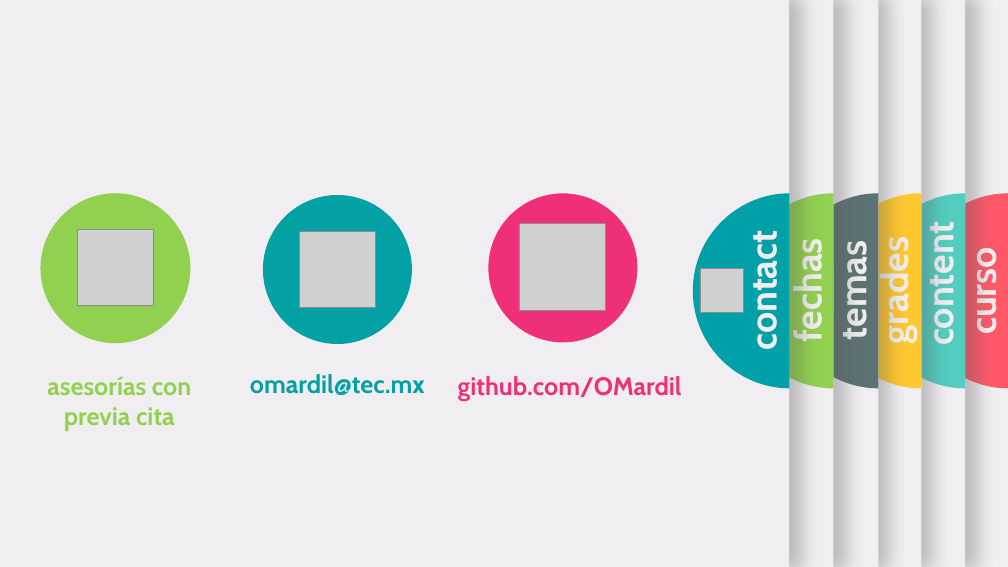
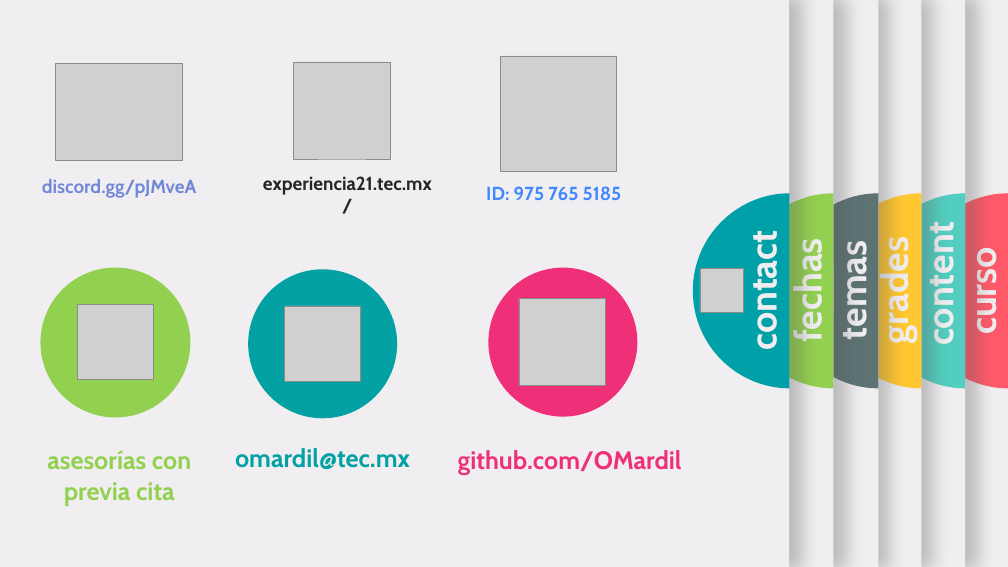
Before and after one commit to OMardil/INFO1, a slide deck: slide 8 of MOD00-Introduccion/01 Presentacion/MOD00_PPTX_Introduccion.pptx (slide 7 before the commit). Drawn at 1008x567 pixels with LibreOffice and Linux fonts; fonts in the diff are those of the drawing; grey boxes stand for pictures. Boxes give left, top, right and bottom in pixels: in the first picture for what was removed or moved away, otherwise in the second. Text is boxed around its words. In the diff, an @@ line names an element or a change of style, - is before the commit and + after.

```diff
--- a/MOD00-Introduccion/01 Presentacion/MOD00_PPTX_Introduccion.pptx
+++ b/MOD00-Introduccion/01 Presentacion/MOD00_PPTX_Introduccion.pptx
@@ picture added at <box>501,56,617,172</box> @@
@@ picture added at <box>56,63,183,160</box> @@
@@ picture added at <box>293,62,390,159</box> @@
@@ text added at <box>42,179,196,198</box>, 18 pt, text #7188D8, bold @@
+discord.gg/pJMveA
@@ text added at <box>263,176,432,195</box>, 18 pt, text #242525, bold @@
+experiencia21.tec.mx/
@@ text added at <box>486,186,622,200</box>, 18 pt, text #4088FD, bold @@
+ID: 975 765 5185
@@ 2 pictures, 2 texts, 2 ellipses: place and size @@
-2 pictures, 2 texts, 2 ellipses at <box>41,194,682,431</box>
+2 pictures, 2 texts, 2 ellipses at <box>41,268,682,506</box>
@@ 1 picture, 1 text, 1 ellipse: place and size @@
-1 picture, 1 text, 1 ellipse at <box>250,195,425,395</box>
+1 picture, 1 text, 1 ellipse at <box>235,269,410,469</box>
```
Also in this commit, not shown: 1 other slide changed, 1 slide added, 3 other files.
